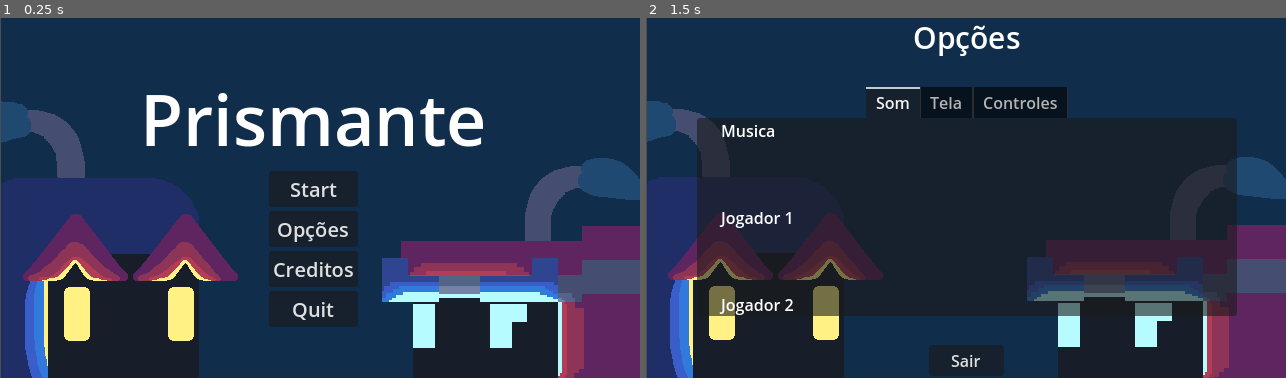
Above: before the commit, frames 1-2 (left to right).
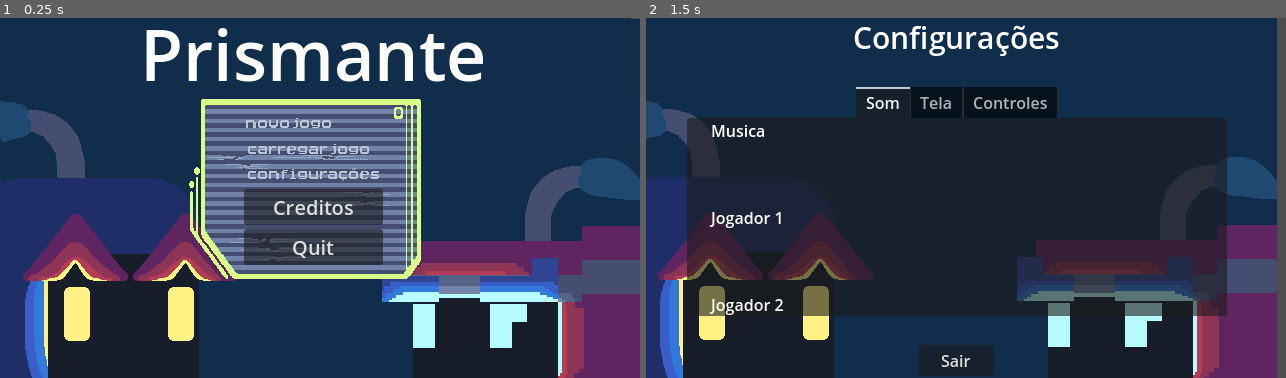
Above: after the commit, the same moments.

Repository: gdp-ufrj/Nut-Bolt
Game: Godot game, scene res://Cenas/UI/menu.tscn
The game is run twice, just before and just after one commit, with the same random seed, the same clock (stepped at 60 frames per second) and the same inputs.
Inputs (mouse positions are in pixels of both pictures, inside the frame that each line leads up to; where the layout moved, square brackets give the same spot in the first picture):
- Up to frame 1 (0.25 s): no input
- Up to frame 2 (1.5 s): click (959, 172) [959, 230] at 0.5 s; tap Enter (interagir) at 1.25, 1.35 s; hold Right (ui_right) from 1.28 s (still down)

The runs differ from the first frame. In frame 1, 22% of the frame differs, in the area x 0-100%, y 0-100%; in frame 2, 13%.

Commit message:
Menu_Botoes_Atualizado

Diff:
--- a/plataform-2d-godot/Cenas/Entes/porta.tscn
+++ b/plataform-2d-godot/Cenas/Entes/porta.tscn
@@ -106,7 +106,6 @@
 script = ExtResource("1_fa3ny")
 
 [node name="Icon" type="Sprite2D" parent="."]
-scale = Vector2(1, 1)
 texture = ExtResource("2_fa3ny")
 
 [node name="CollisionShape2D" type="CollisionShape2D" parent="."]
@@ -115,8 +114,6 @@
 [node name="Abre e fecha" type="AnimatedSprite2D" parent="."]
 sprite_frames = SubResource("SpriteFrames_qedc4")
 animation = &"Abre e fecha"
-frame = 11
-frame_progress = 1.0
 
 [node name="audio_abrindo" type="AudioStreamPlayer" parent="."]
 stream = ExtResource("4_c7j4k")
--- a/plataform-2d-godot/Cenas/UI/menu.tscn
+++ b/plataform-2d-godot/Cenas/UI/menu.tscn
@@ -1,8 +1,15 @@
-[gd_scene load_steps=4 format=3 uid="uid://co6ao4k02l5al"]
+[gd_scene load_steps=11 format=3 uid="uid://co6ao4k02l5al"]
 
 [ext_resource type="Script" uid="uid://gw1nylhtltn" path="res://Scripts/Telas/menu.gd" id="1_pveh2"]
 [ext_resource type="Texture2D" uid="uid://quhutqtwhswk" path="res://Sprites/Backgrounds/Menu Inicial.png" id="2_hveky"]
+[ext_resource type="Texture2D" uid="uid://dwyu1yt0nnobj" path="res://Sprites/Backgrounds/Botao_Novo_Jogo.png" id="3_dh8gg"]
+[ext_resource type="Texture2D" uid="uid://dgit6gksdo5k1" path="res://Sprites/Backgrounds/Menu Inicial_base2.png" id="3_isfkn"]
 [ext_resource type="PackedScene" uid="uid://b7kxq8ec6u2ui" path="res://Cenas/UI/opcoes_menu.tscn" id="3_ubvl0"]
+[ext_resource type="Texture2D" uid="uid://cmggty4xqaihv" path="res://Sprites/Backgrounds/Botões_selecionados_Novo_Jogo.png" id="5_3f8y4"]
+[ext_resource type="Texture2D" uid="uid://bddcssw2q3btd" path="res://Sprites/Backgrounds/Botao_Carregar_jogo.png" id="6_kc1t0"]
+[ext_resource type="Texture2D" uid="uid://i3g83ejswsa8" path="res://Sprites/Backgrounds/Botões_selecionados_Carregar_Jogo.png" id="7_3f8y4"]
+[ext_resource type="Texture2D" uid="uid://cgfue7jnl8wdu" path="res://Sprites/Backgrounds/Botões_selecionados_Configuracoes.png" id="7_gu8pg"]
+[ext_resource type="Texture2D" uid="uid://bahaampjyabgp" path="res://Sprites/Backgrounds/Botao_Configuracoes.png" id="8_1b1oe"]
 
 [node name="Menu" type="Control"]
 layout_mode = 3
@@ -22,15 +29,21 @@
 position = Vector2(322, 181)
 texture = ExtResource("2_hveky")
 
+[node name="MenuInicialBase2" type="Sprite2D" parent="CanvasLayer"]
+position = Vector2(307.5, 174)
+scale = Vector2(0.68, 0.918182)
+texture = ExtResource("3_isfkn")
+
 [node name="VBoxContainer" type="VBoxContainer" parent="CanvasLayer"]
 anchors_preset = -1
 anchor_left = 0.139
+anchor_top = -0.272
 anchor_right = 0.842
-anchor_bottom = 1.003
-offset_left = 0.0399933
-offset_top = 1.0
+anchor_bottom = 0.931
+offset_left = 0.0400009
+offset_top = -0.0799942
 offset_right = 0.119934
-offset_bottom = -0.0800171
+offset_bottom = -0.160034
 size_flags_horizontal = 4
 alignment = 1
 
@@ -48,15 +61,20 @@
 [node name="VBoxContainer" type="VBoxContainer" parent="CanvasLayer/VBoxContainer/HBoxContainer"]
 layout_mode = 2
 
-[node name="Start" type="Button" parent="CanvasLayer/VBoxContainer/HBoxContainer/VBoxContainer"]
+[node name="Start" type="TextureButton" parent="CanvasLayer/VBoxContainer/HBoxContainer/VBoxContainer"]
 layout_mode = 2
-theme_override_font_sizes/font_size = 20
-text = "Start"
+texture_normal = ExtResource("3_dh8gg")
+texture_hover = ExtResource("5_3f8y4")
 
-[node name="Opções" type="Button" parent="CanvasLayer/VBoxContainer/HBoxContainer/VBoxContainer"]
+[node name="Load" type="TextureButton" parent="CanvasLayer/VBoxContainer/HBoxContainer/VBoxContainer"]
 layout_mode = 2
-theme_override_font_sizes/font_size = 20
-text = "Opções"
+texture_normal = ExtResource("6_kc1t0")
+texture_hover = ExtResource("7_3f8y4")
+
+[node name="Opções" type="TextureButton" parent="CanvasLayer/VBoxContainer/HBoxContainer/VBoxContainer"]
+layout_mode = 2
+texture_normal = ExtResource("8_1b1oe")
+texture_hover = ExtResource("7_gu8pg")
 
 [node name="Creditos" type="Button" parent="CanvasLayer/VBoxContainer/HBoxContainer/VBoxContainer"]
 layout_mode = 2
@@ -71,12 +89,13 @@
 
 [node name="Opcoes_Menu" parent="." instance=ExtResource("3_ubvl0")]
 layout_mode = 1
-offset_left = 1.0
+offset_left = -9.0
 offset_top = -2.0
-offset_right = 1.0
+offset_right = -9.0
 offset_bottom = -2.0
 
 [connection signal="pressed" from="CanvasLayer/VBoxContainer/HBoxContainer/VBoxContainer/Start" to="." method="_on_start_pressed"]
+[connection signal="pressed" from="CanvasLayer/VBoxContainer/HBoxContainer/VBoxContainer/Load" to="." method="_on_load_pressed"]
 [connection signal="pressed" from="CanvasLayer/VBoxContainer/HBoxContainer/VBoxContainer/Opções" to="." method="_on_opções_pressed"]
 [connection signal="pressed" from="CanvasLayer/VBoxContainer/HBoxContainer/VBoxContainer/Creditos" to="." method="_on_creditos_pressed"]
 [connection signal="pressed" from="CanvasLayer/VBoxContainer/HBoxContainer/VBoxContainer/Quit" to="." method="_on_quit_pressed"]
--- a/plataform-2d-godot/Cenas/UI/opcoes_menu.tscn
+++ b/plataform-2d-godot/Cenas/UI/opcoes_menu.tscn
@@ -37,7 +37,7 @@
 [node name="Label" type="Label" parent="MarginContainer/VBoxContainer"]
 layout_mode = 2
 theme_override_font_sizes/font_size = 30
-text = "Opções"
+text = "Configurações"
 horizontal_alignment = 1
 vertical_alignment = 1
 
--- a/plataform-2d-godot/Scripts/Telas/menu.gd
+++ b/plataform-2d-godot/Scripts/Telas/menu.gd
@@ -9,6 +9,11 @@
 #botao de start carregando as cenas do game controller
 func _on_start_pressed() -> void:
 	get_tree().change_scene_to_file("res://Cenas/game_controller.tscn")
+
+
+#botao de load game, nao implementado
+func _on_load_pressed() -> void:
+	pass # Replace with function body.
 
 #botao de quitar do jogo
 func _on_quit_pressed() -> void:
Binary file added: plataform-2d-godot/Sprites/Backgrounds/Botao_Carregar_jogo.png
Not shown, added: plataform-2d-godot/Sprites/Backgrounds/Botao_Carregar_jogo.png.import
Binary file added: plataform-2d-godot/Sprites/Backgrounds/Botao_Configuracoes.png
Not shown, added: plataform-2d-godot/Sprites/Backgrounds/Botao_Configuracoes.png.import
Binary file added: plataform-2d-godot/Sprites/Backgrounds/Botao_Novo_Jogo.png
Not shown, added: plataform-2d-godot/Sprites/Backgrounds/Botao_Novo_Jogo.png.import
Binary file added: plataform-2d-godot/Sprites/Backgrounds/Botões_selecionados_Carregar_Jogo.png
Not shown, added: plataform-2d-godot/Sprites/Backgrounds/Botões_selecionados_Carregar_Jogo.png.import
Binary file added: plataform-2d-godot/Sprites/Backgrounds/Botões_selecionados_Configuracoes.png
Not shown, added: plataform-2d-godot/Sprites/Backgrounds/Botões_selecionados_Configuracoes.png.import
Binary file added: plataform-2d-godot/Sprites/Backgrounds/Botões_selecionados_Novo_Jogo.png
Not shown, added: plataform-2d-godot/Sprites/Backgrounds/Botões_selecionados_Novo_Jogo.png.import
(and 2 more such lines)
